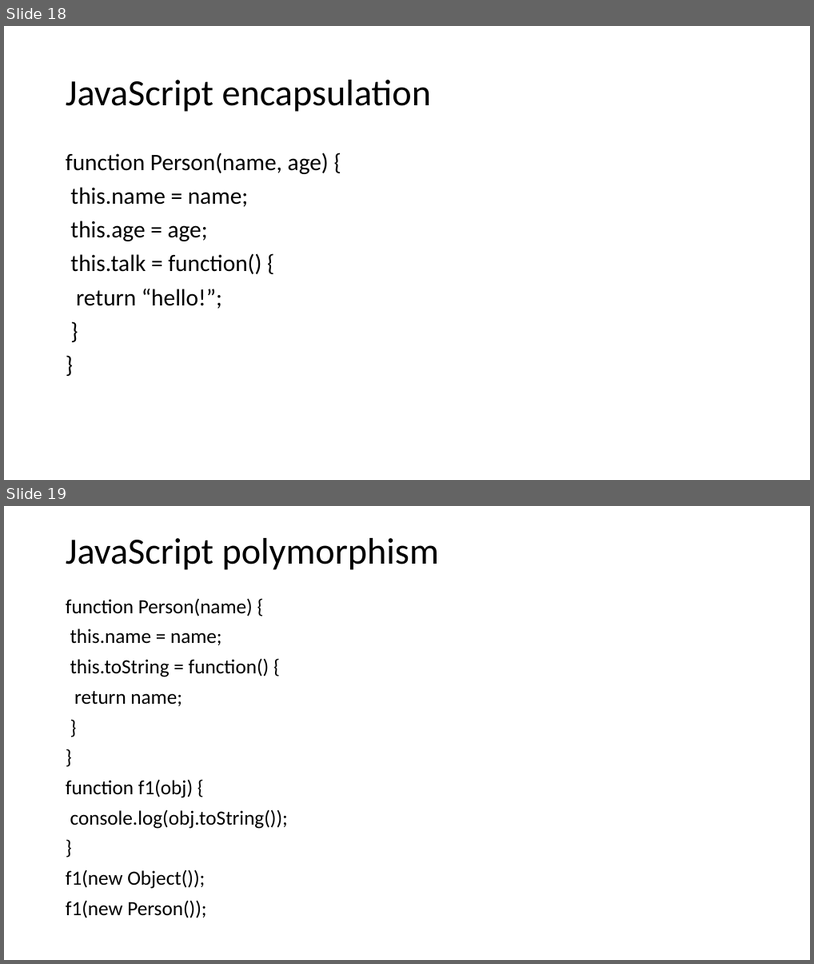
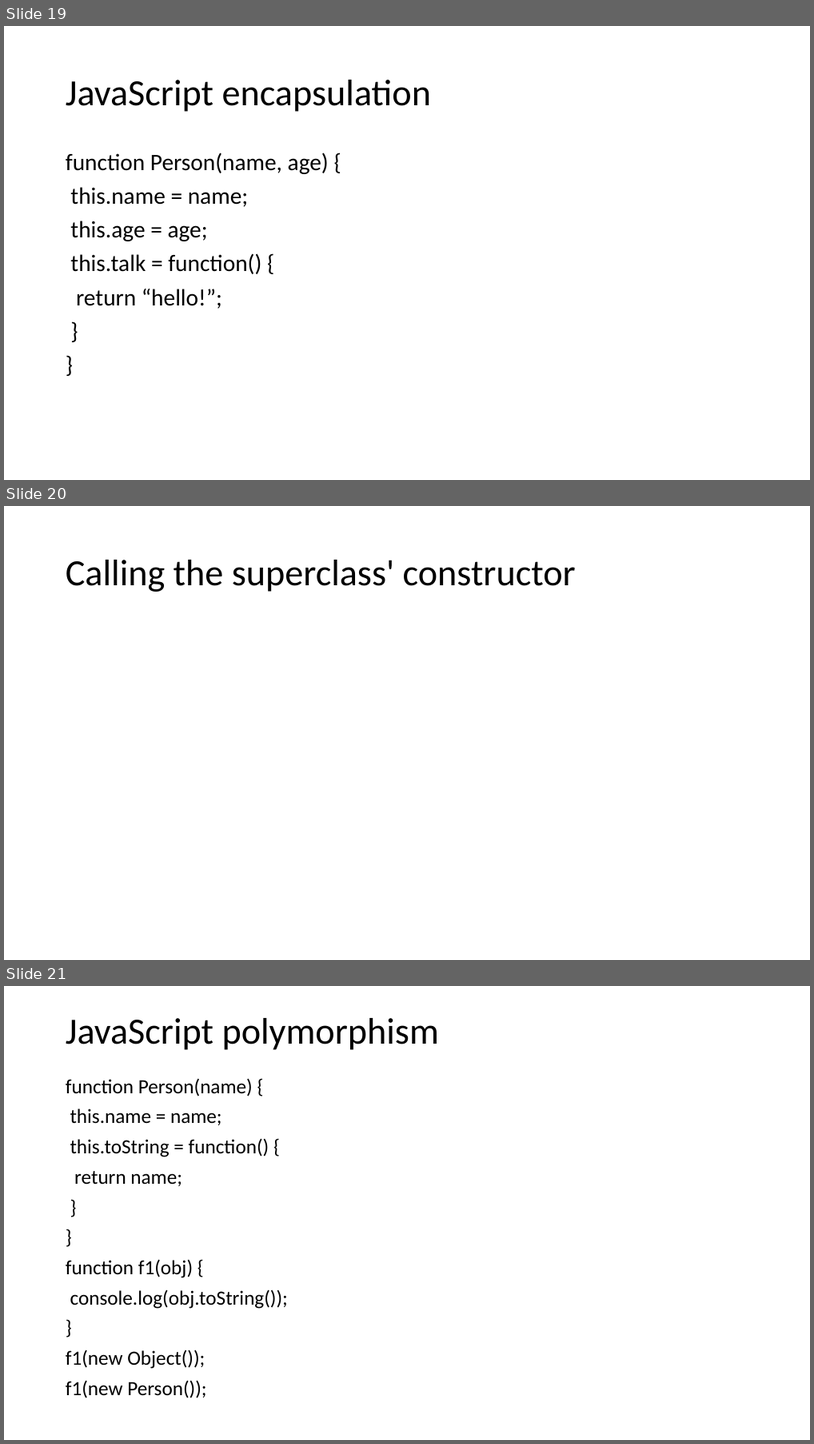
Before and after one commit to logan2013/java8, a slide deck: JavaScript.pptx. Shown one above the other, each under a label of ours: slides 18 and 19 before the commit, slides 19, 20 and 21 after it. The pictures are 814x964 and 814x1444 pixels, drawn with LibreOffice and Linux fonts; fonts in the diff are those of the drawing. Boxes give left, top, right and bottom in pixels: in the first picture for what was removed or moved away, otherwise in the second. Text is boxed around its words. In the diff, an @@ line names an element or a change of style, - is before the commit and + after.

```diff
--- a/JavaScript.pptx
+++ b/JavaScript.pptx
@@ slide 20 added at [4, 506, 810, 960], background #FFFFFF @@
@@ title added at [66, 560, 576, 592], 44 pt, text #000000 @@
+Calling the superclass' constructor
@@ what was slide 18 is now slide 19 @@
@@ what was slide 19 is now slide 21 @@
```
Also in this commit, not shown: 4 other slides added, 1 slide removed.
